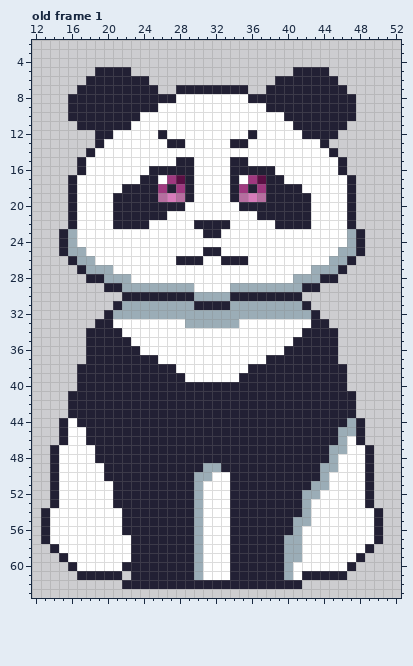
A pixel-art file gets an edit: Assets/Animation/npcs/riki.aseprite. Above is the file before it was changed.
64x64 pixels, 1 frame. Shown: old frame 1: x 12..52, y 2..63. The commit also changed other frames, which this record leaves out.
The result:
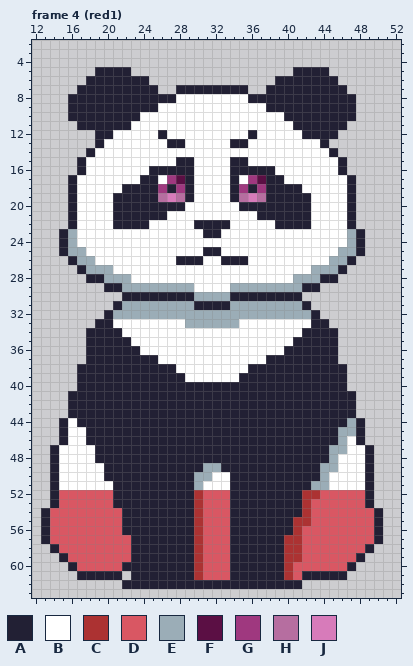
Palette (. is transparent): A #222034  B #ffffff  C #ac3232  D #d95763  E #9badb7  F #5b0f44  G #9f387f  H #b66ea0  J #d77bba
A new or re-ordered frame is compared with the old frame closest to it.
Changes in this commit:
frames 1 -> 11
--- frame 4 (red1) is new; against old frame 1, layer "Layer 1"
@@ x 12..52 @@
 51 ..ABBBBBBAAAAAAAAAEBBBAAAAAAAAAEEBBBBA...
-52 ..ABBBBBBAAAAAAAAAEBBBAAAAAAAAEEBBBBBA...
-53 ..ABBBBBBAAAAAAAAAEBBBAAAAAAAAEBBBBBBA...
-54 .ABBBBBBBBAAAAAAAAEBBBAAAAAAAAEBBBBBBBA..
-55 .ABBBBBBBBAAAAAAAAEBBBAAAAAAAEEBBBBBBBA..
-56 .ABBBBBBBBAAAAAAAAEBBBAAAAAAAEBBBBBBBBA..
-57 .ABBBBBBBBBAAAAAAAEBBBAAAAAAEEBBBBBBBBA..
-58 ..ABBBBBBBBAAAAAAAEBBBAAAAAAEEBBBBBBBA...
-59 ...ABBBBBBBAAAAAAAEBBBAAAAAAEEBBBBBBA....
-60 ....ABBBBBAAAAAAAAEBBBAAAAAAEBBBBBBA.....
-61 .....AAAAA.AAAAAAAEBBBAAAAAAEBAAAAA......
+52 ..ADDDDDDAAAAAAAAACDDDAAAAAAAACCDDDDDA...
+53 ..ADDDDDDAAAAAAAAACDDDAAAAAAAACDDDDDDA...
+54 .ADDDDDDDDAAAAAAAACDDDAAAAAAAACDDDDDDDA..
+55 .ADDDDDDDDAAAAAAAACDDDAAAAAAACCDDDDDDDA..
+56 .ADDDDDDDDAAAAAAAACDDDAAAAAAACDDDDDDDDA..
+57 .ADDDDDDDDDAAAAAAACDDDAAAAAACCDDDDDDDDA..
+58 ..ADDDDDDDDAAAAAAACDDDAAAAAACCDDDDDDDA...
+59 ...ADDDDDDDAAAAAAACDDDAAAAAACCDDDDDDA....
+60 ....ADDDDDAAAAAAAACDDDAAAAAACDDDDDDA.....
+61 .....AAAAA.AAAAAAACDDDAAAAAACDAAAAA......
 62 ..........AAAAAAAAAAAAAAAAAAAA...........
Changed places in both pictures, as pixel boxes (x1, y1, x2, y2):
changed: (50, 490, 131, 571)
changed: (194, 490, 230, 580)
changed: (284, 490, 374, 580)
